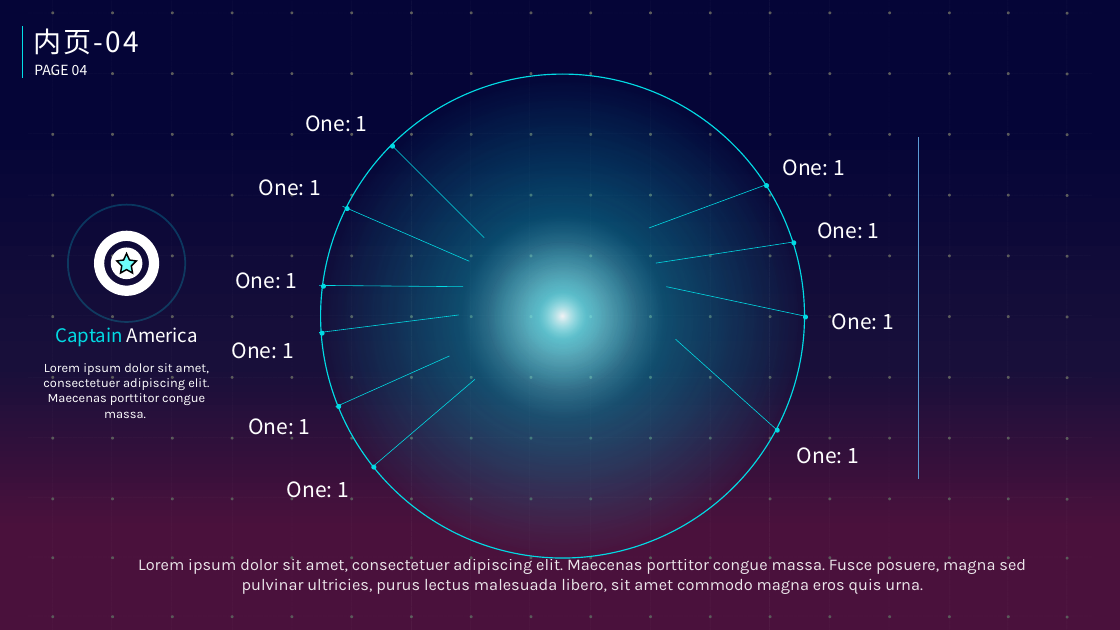
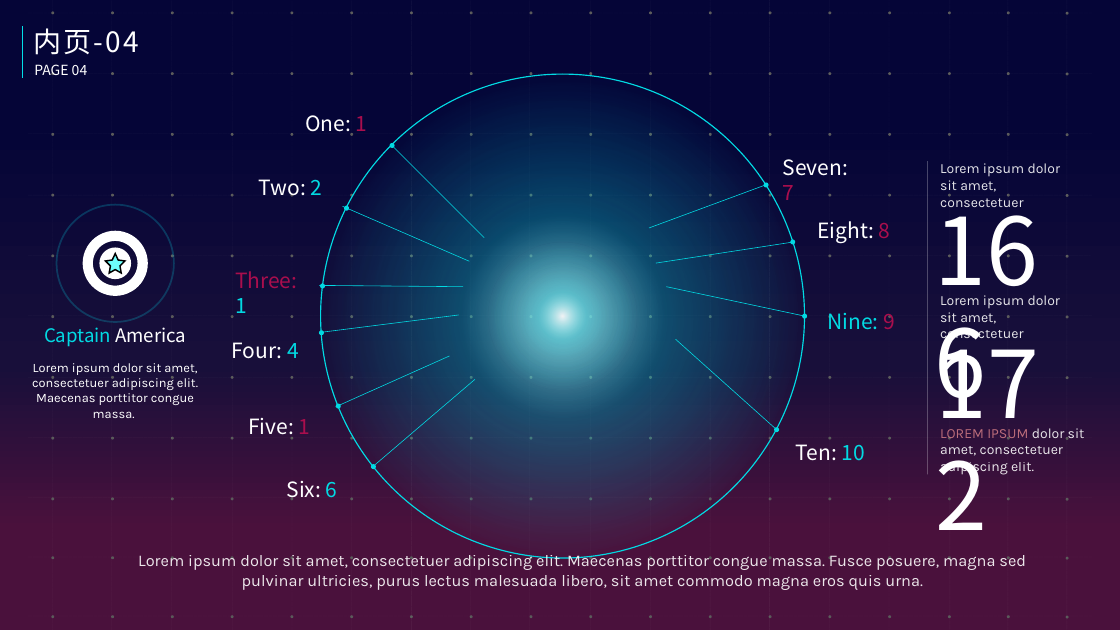
Before and after one commit to NewOrForever/AI_for_design_Study, a slide deck: slide 7 of 想象力_mock.pptx. Drawn at 1120x630 pixels with LibreOffice and Linux fonts; fonts in the diff are those of the drawing. Boxes give left, top, right and bottom in pixels: in the first picture for what was removed or moved away, otherwise in the second. Text is boxed around its words. In the diff, an @@ line names an element or a change of style, - is before the commit and + after.

```diff
--- a/想象力_mock.pptx
+++ b/想象力_mock.pptx
@@ text "One: 1" at (x1=305, y1=115, x2=368, y2=135): text colour #FFFFFF to #AA0E4D in "1" @@
@@ text at (x1=259, y1=179, x2=323, y2=197): text changed @@
-One: 1
+Two: 2
@@ text at (x1=783, y1=159, x2=848, y2=200): text changed @@
-One: 1
+Seven: 7
@@ line moved from (918, 137) - (918, 479) to (928, 161) - (928, 475) @@
@@ line (928, 161) - (928, 475): stroke #5B9BD5 0.5 pt to #FFFFFF 0.5 pt @@
@@ text added at (x1=940, y1=163, x2=1061, y2=207), 12 pt, text #FFFFFF at 90% opacity @@
+Lorem ipsum dolor sit amet, consectetuer
@@ text added at (x1=927, y1=188, x2=1088, y2=310), 80 pt, text #FFFFFF @@
+166
@@ text at (x1=817, y1=221, x2=891, y2=243): text changed @@
-One: 1
+Eight: 8
@@ 2 texts, 2 freeform shapes, 1 ellipse, 1 donut moved together from (x1=43, y1=205, x2=209, y2=418) to (x1=32, y1=205, x2=198, y2=418) @@
@@ text at (x1=235, y1=271, x2=297, y2=313): text changed; text colour #FFFFFF to #AA0E4D @@
-One: 1
+Three: 1
@@ text added at (x1=940, y1=295, x2=1061, y2=342), 12 pt, text #FFFFFF at 90% opacity @@
+Lorem ipsum dolor sit amet, consectetuer
@@ text at (x1=827, y1=313, x2=895, y2=330): text changed; text colour #FFFFFF to #02DAE3 @@
-One: 1
+Nine: 9
@@ text added at (x1=928, y1=321, x2=1084, y2=443), 80 pt, text #FFFFFF @@
+172
@@ text at (x1=232, y1=342, x2=300, y2=359): text changed @@
-One: 1
+Four: 4
@@ text at (x1=248, y1=418, x2=311, y2=439): text changed @@
-One: 1
+Five: 1
@@ text at (x1=796, y1=444, x2=865, y2=461): text changed @@
-One: 1
+Ten: 10
@@ text added at (x1=940, y1=428, x2=1085, y2=475), 12 pt, text #FFFFFF at 90% opacity @@
+LOREM IPSUM dolor sit amet, consectetuer adipiscing elit.
@@ text at (x1=287, y1=481, x2=338, y2=500): text changed @@
-One: 1
+Six: 6
@@ text "Lorem ipsum dolor sit amet, ..." moved from (x1=138, y1=556, x2=1026, y2=594) to (x1=138, y1=552, x2=1026, y2=590) @@
```
Also in this commit, not shown: 4 slides added.
